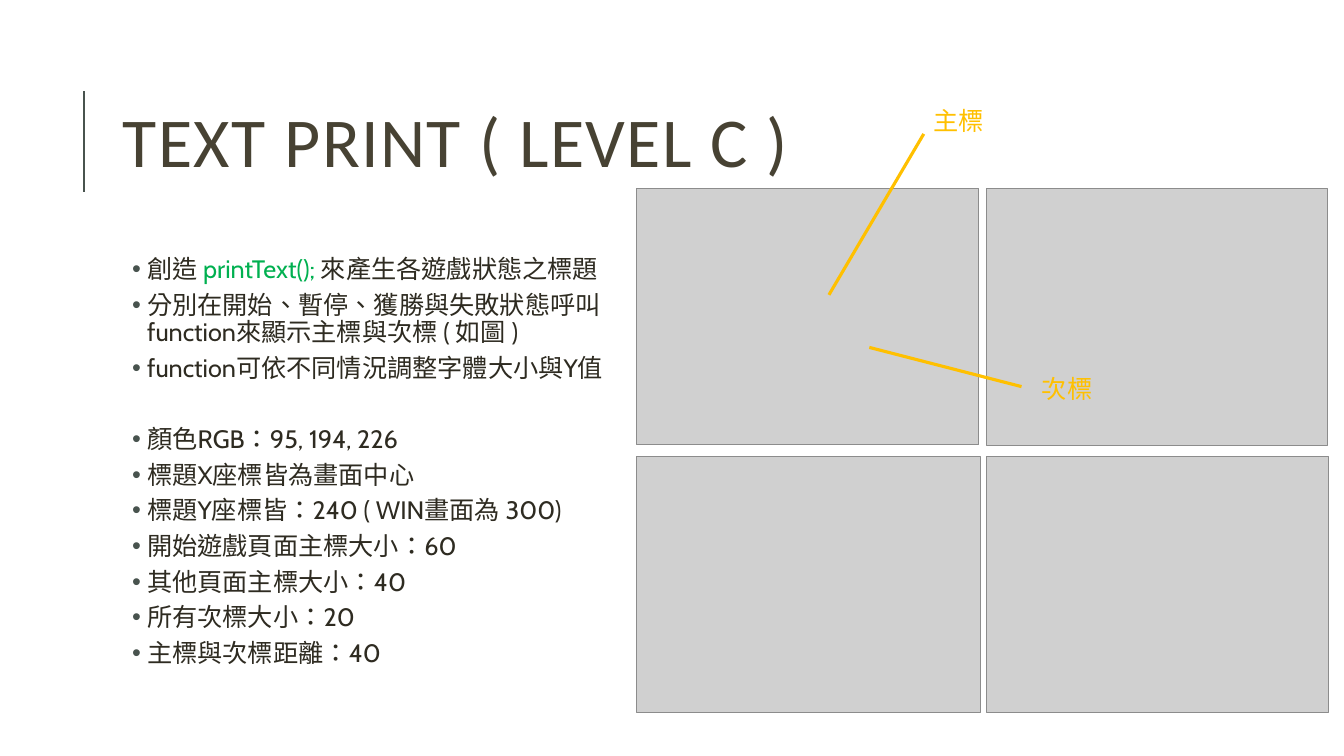
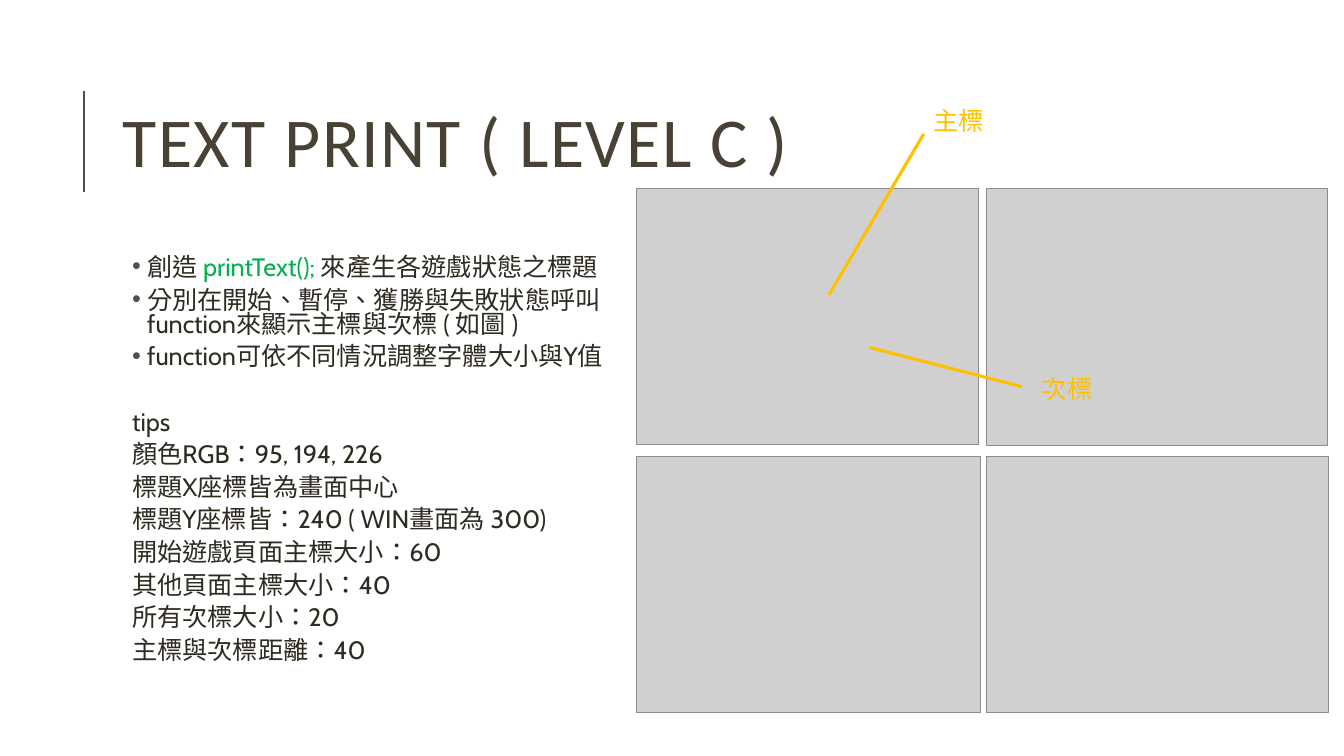
Before and after one commit to zu5462/assign4, a slide deck: slide 7 of requirement.pptx. Drawn at 1344x756 pixels with LibreOffice and Linux fonts; fonts in the diff are those of the drawing; grey boxes stand for pictures. Boxes give left, top, right and bottom in pixels: in the first picture for what was removed or moved away, otherwise in the second. Text is boxed around its words. In the diff, an @@ line names an element or a change of style, - is before the commit and + after.

```diff
--- a/requirement.pptx
+++ b/requirement.pptx
@@ text at bbox=[132, 254, 603, 661]: line spacing 0.9 to 0.8; bullet • to none @@
@@ text at bbox=[132, 413, 170, 437]: paragraph added @@
+  tips
```
Also in this commit, not shown: 3 other slides changed, 4 other files.
